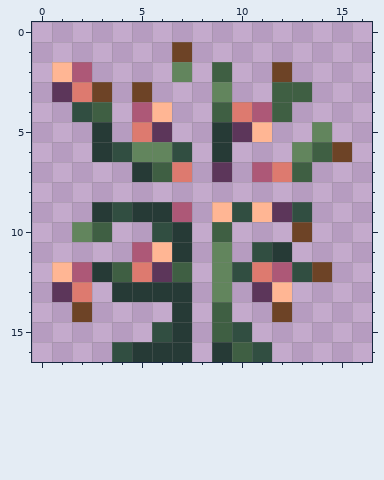
Pixel-art sprite -- Tiles/ForestPlant.png. The picture above was drawn from the file before the commit.
The file is 34x34 pixels, drawn in blocks of 2x2; one block is one cell here.
And afterwards:
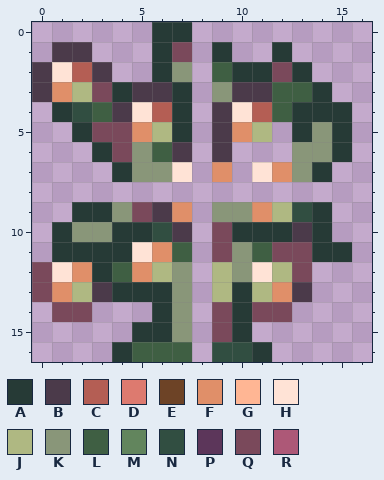
Palette (. is transparent): A #263a36  B #4b3a4a  C #b45e54  D #dd7a6f  E #6d4326  F #e08f69  G #ffb694  H #ffe3d6  J #afb882  K #899679  L #3f5f43  M #62855d  N #314e41  P #5c365a  Q #7a495b  R #ad5877
What changed:
Changed rows in their new state; - is an unchanged pixel.
first column x 0:
 0 ------AA--------
 1 -BB---AQ-A--A---
 2 BHCB--AK--AAQA--
 3 BFJQABBA-KBB--A-
 4 -A--BHCA-BHC-AAA
 5 --AQQFJA-BFJ-AKA
 6 ----QKLB-B---KKA
 7 ----AKKH-F-HFKA-
 9 --A-KQBF-KKFJ-A-
10 -AKKAA-B-QAAABA-
11 -AAAAHFL-QKLQQAA
12 QHF--FJK-JKHJQ.-
13 QFJB---K-JAJFB--
14 -QQ---AK-QAQQ---
15 -----AAK-QA-----
16 ----ALLL-NNA----
Boxes around the changes in both pictures, in picture pixels (x1, y1, x2, y2):
changed: (32, 22, 352, 362)
